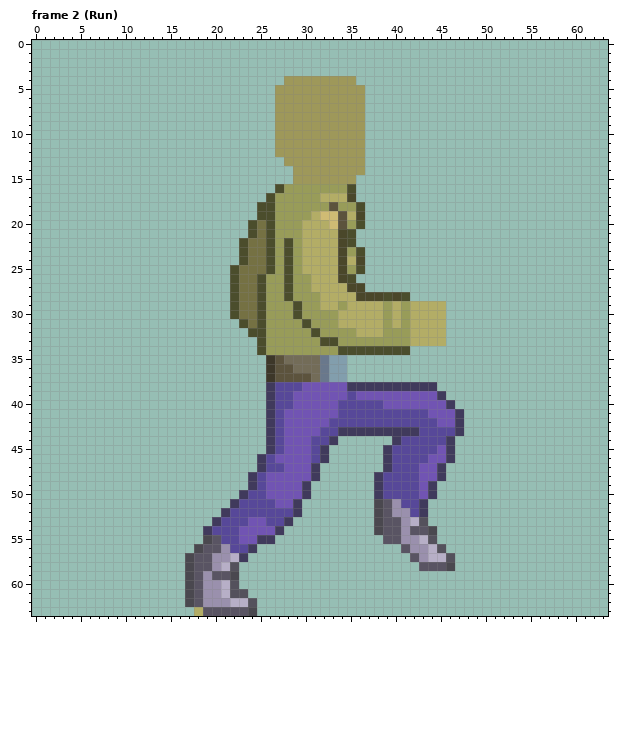
A pixel-art file gets an edit: Workfiles/newCharacter.aseprite. The first picture shows the starting point.
64x64 pixels, 13 frames. Colours within 5 levels of each other are drawn and written as one. Shown: frame 2 (Run). The commit also changed other frames, which this record leaves out.
And afterwards:
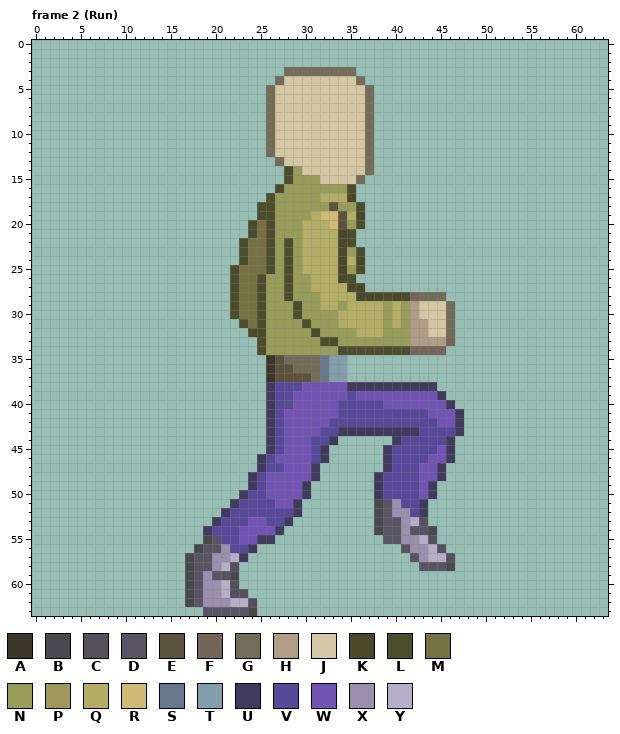
Palette (. is transparent): A #3d3729  B #4a484f  C #54515c  D #595463  E #5c533d  F #736658  G #736c58  H #b09d87  J #d4c7a3  K #4a472a  L #4b4d2c  M #757143  N #989c59  P #9e985a  Q #b3ad66  R #cfbb74  S #69788c  T #829ead  U #403a5c  V #574899  W #7154b3  X #9a90ad  Y #b7afc7
What changed:
layer "newPosition" now hidden
layer "Skin" now shown
Frame 2 (Run):
Colour F is added in row 28 at x 42; in row 33 at x 46; in row 34 at x 42 to 45.
Colour G is added in row 3 at x 28 to 35; in row 4 at x 27 and 36; in rows 5 to 12 at x 26 and 37; in row 13 at x 27 and 37; in row 14 at x 37; in row 15 at x 36.
Colour G is added in row 28 at x 43 to 45; in rows 29 to 32 at x 46.
Colour H replaces colour Q in rows 29 to 30 at x 42; in rows 31 to 32 at x 42 to 43; in row 33 at x 42 to 45.
Colour J replaces colour P in row 4 at x 28 to 35; in rows 5 to 12 at x 27 to 36; in row 13 at x 28 to 36; in row 14 at x 30 to 36; in row 15 at x 32 to 35.
Colour J replaces colour Q in rows 29 to 30 at x 43 to 45; in rows 31 to 32 at x 44 to 45.
Colour L is added in rows 14 to 15 at x 28.
Colour N replaces colour P in row 14 at x 29; in row 15 at x 29 to 31.
The edit erases colour Q in row 63 at x 18.
